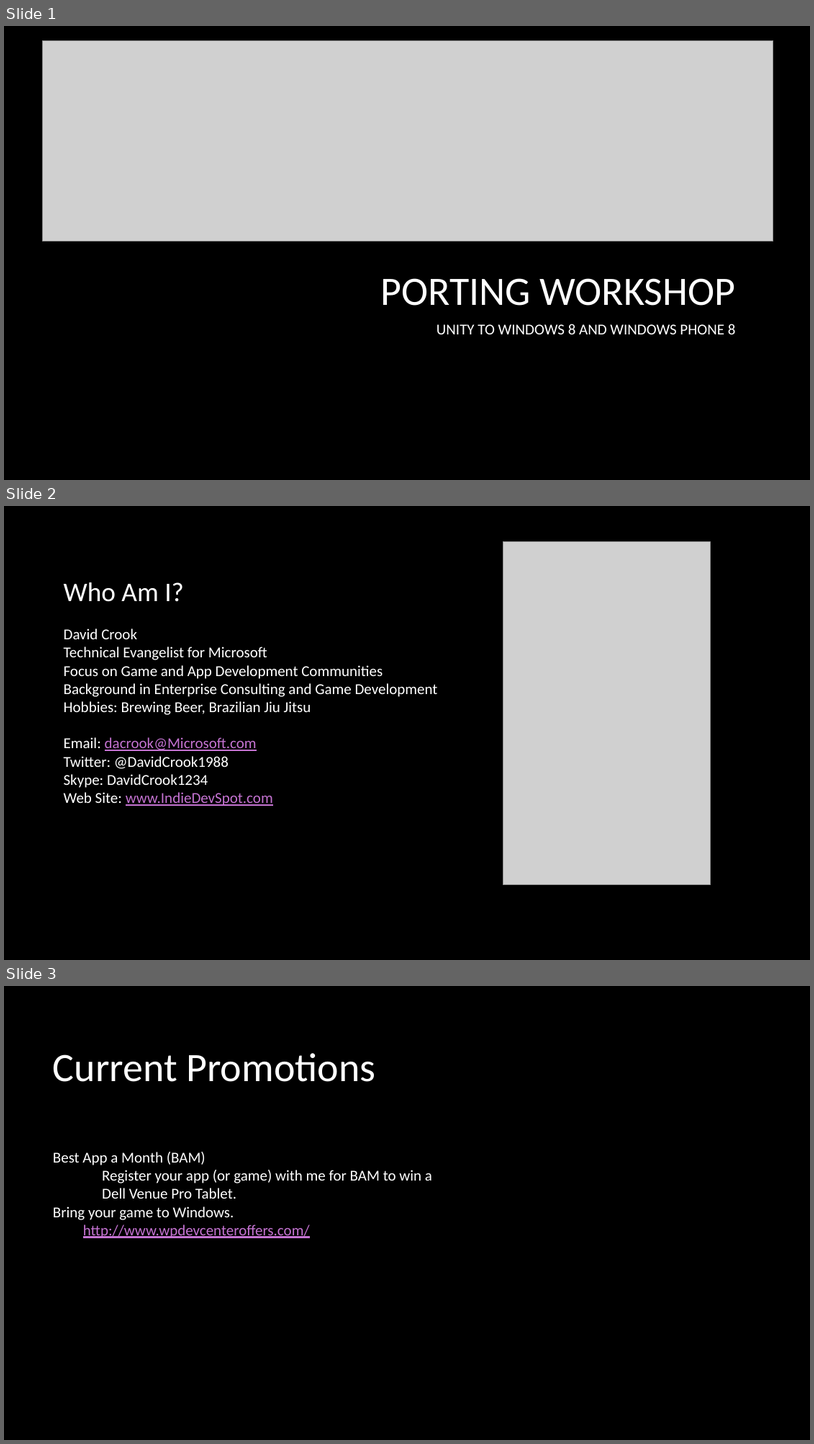
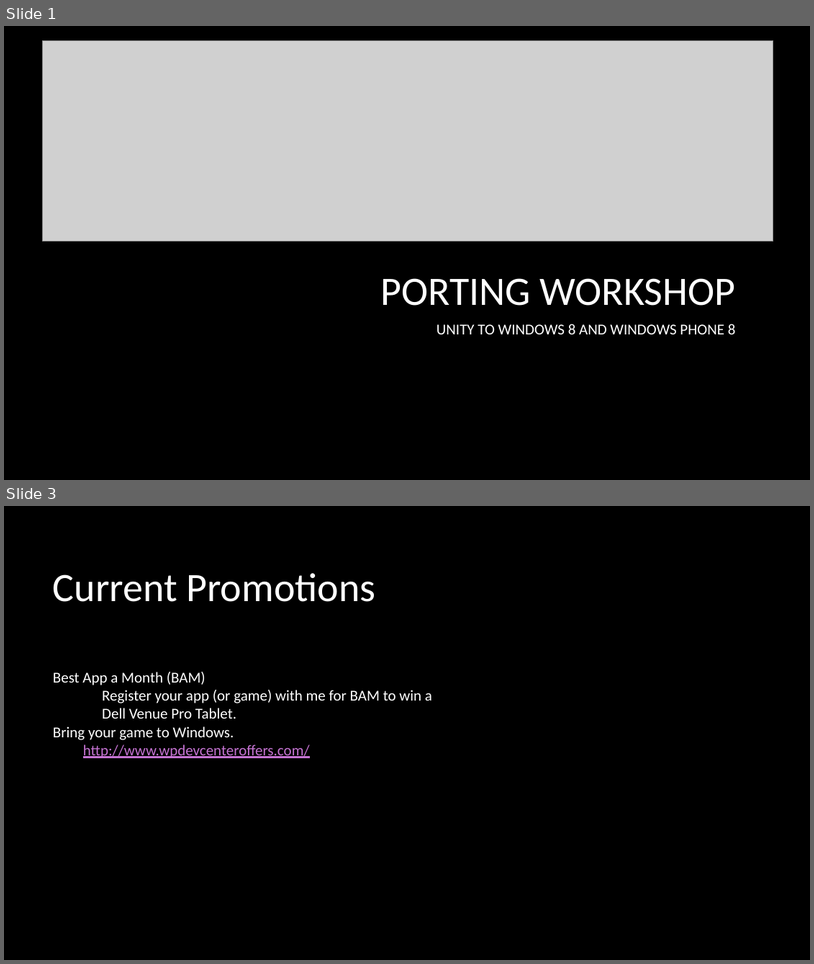
Before and after one commit to YsFred4/Day-of-Unity, a slide deck: Porting Workshop.pptx. Shown one above the other, each under a label of ours: slides 1, 2 and 3 before the commit, slides 1 and 3 after it; the slides between them are not shown. The pictures are 814x1444 and 814x964 pixels, drawn with LibreOffice and Linux fonts; fonts in the diff are those of the drawing; grey boxes stand for pictures; background and template pictures are left out. Boxes give left, top, right and bottom in pixels: in the first picture for what was removed or moved away, otherwise in the second. Text is boxed around its words. In the diff, an @@ line names an element or a change of style, - is before the commit and + after.

```diff
--- a/Porting Workshop.pptx
+++ b/Porting Workshop.pptx
@@ slide 2 removed at [4,506,810,960], background picture (left out) @@
@@ picture removed at [504,542,711,885] @@
@@ text removed at [64,582,184,602] @@
-Who Am I?
@@ text removed at [64,628,438,806] @@
-David Crook
-Technical Evangelist for Microsoft
-Focus on Game and App Development Communities
-Background in Enterprise Consulting and Game Development
-Hobbies: Brewing Beer, Brazilian Jiu Jitsu
-Email: dacrook@Microsoft.com
-Twitter: @DavidCrook1988
-Skype: DavidCrook1234
-Web Site: www.IndieDevSpot.com
```
Also in this commit, not shown: 1 slide added.
